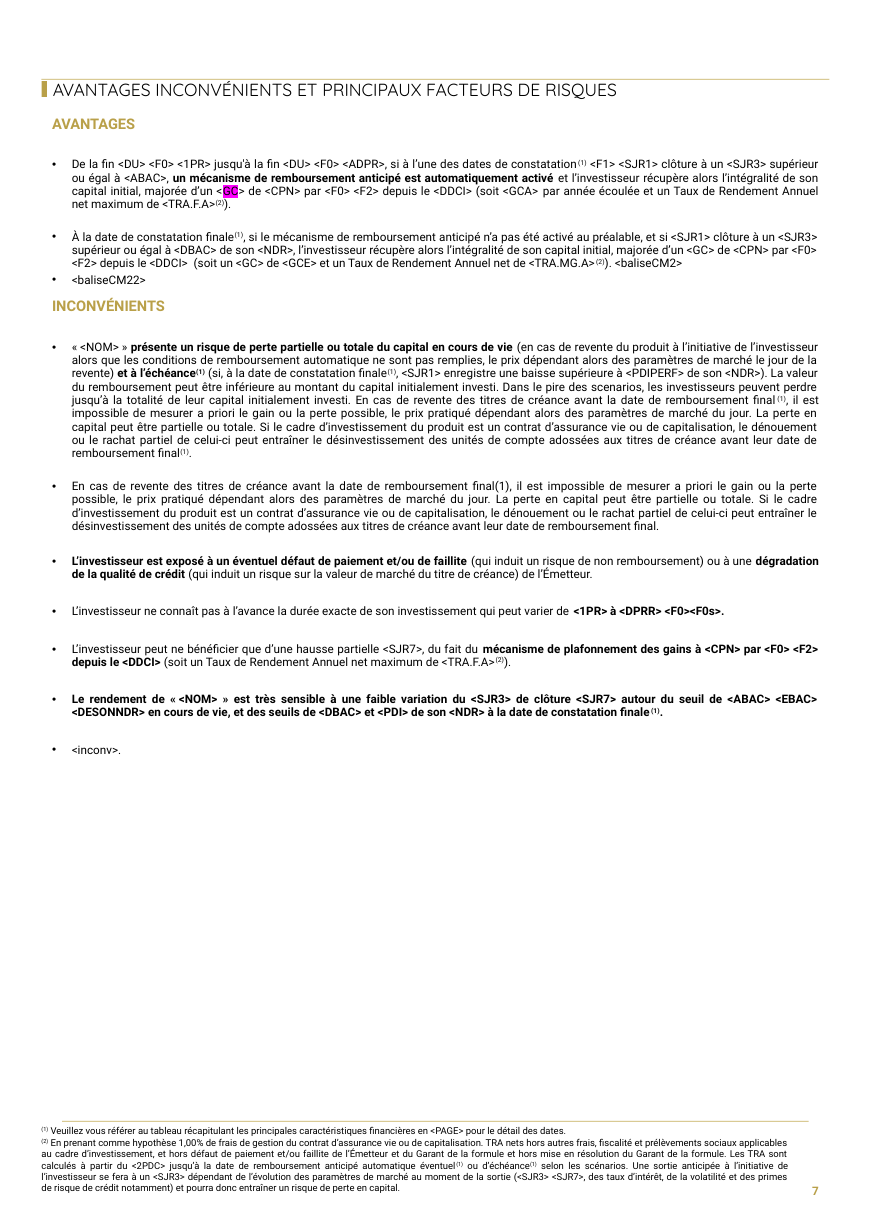
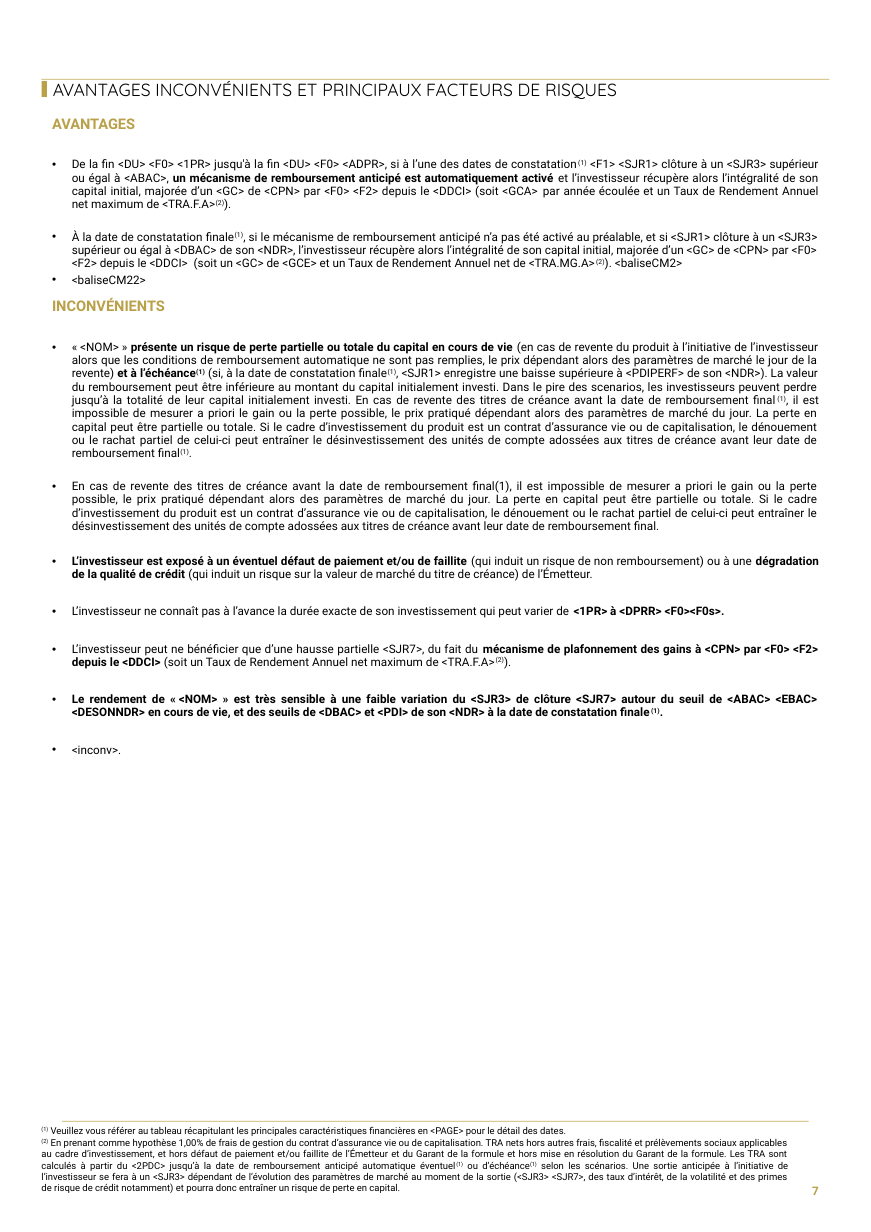
Before and after one commit to guillaumejacquin/Moulinette_Brochure_Equitim, a slide deck: slide 7 of Templates/morgan.pptx. Drawn at 871x1232 pixels with LibreOffice and Linux fonts; fonts in the diff are those of the drawing; background and template pictures are left out. Boxes give left, top, right and bottom in pixels: in the first picture for what was removed or moved away, otherwise in the second. Text is boxed around its words. In the diff, an @@ line names an element or a change of style, - is before the commit and + after.

```diff
--- a/Templates/morgan.pptx
+++ b/Templates/morgan.pptx
@@ text at (72,159,819,208): highlight #FF00FF to none in "<GC>" @@
```
Also in this commit, not shown: 6 other slides changed, 15 other files.
